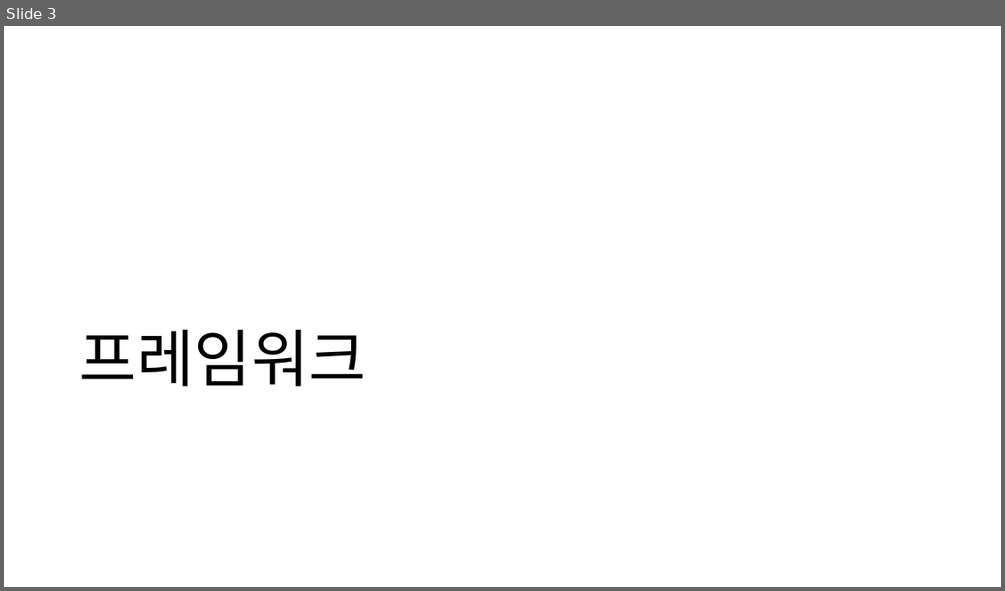
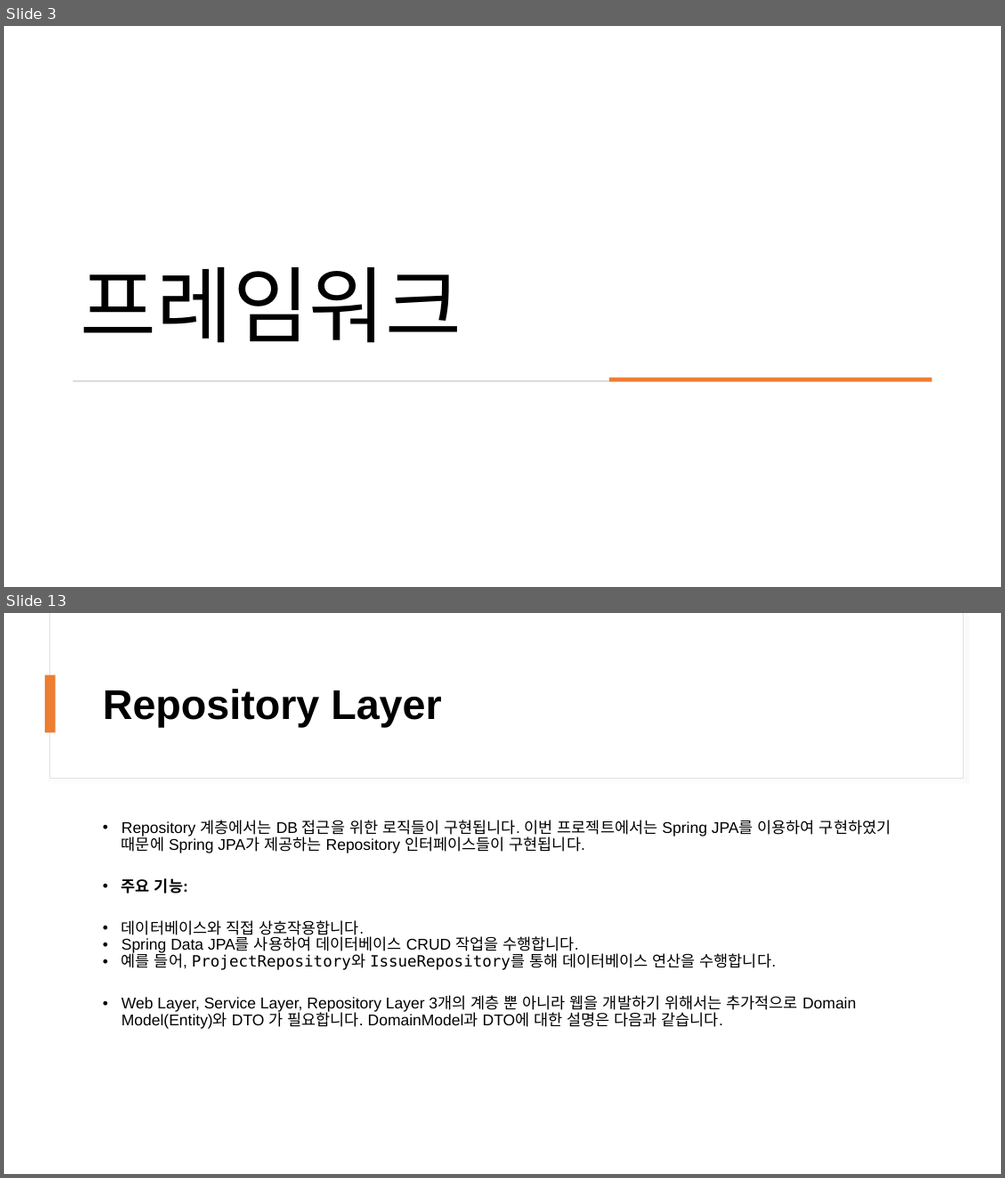
Before and after one commit to Son2kwon/SE_Project, a slide deck: Non-Coding-Region/SE_project 동영상 용 PPT.pptx. Shown one above the other, each under a label of ours: slide 3 before the commit, slides 3 and 13 after it; the slides between them are not shown. The pictures are 1005x591 and 1005x1178 pixels, drawn with LibreOffice and Linux fonts; fonts in the diff are those of the drawing. Boxes give left, top, right and bottom in pixels: in the first picture for what was removed or moved away, otherwise in the second. Text is boxed around its words. In the diff, an @@ line names an element or a change of style, - is before the commit and + after.

```diff
--- a/Non-Coding-Region/SE_project 동영상 용 PPT.pptx
+++ b/Non-Coding-Region/SE_project 동영상 용 PPT.pptx
@@ slide 13 added at (4,613,1001,1174), background #FFFFFF @@
@@ rectangle added at (49,613,963,779), fill #FFFFFF, outline #E1E1E1 0.75 pt @@
@@ rectangle added at (50,613,963,778), fill #FFFFFF @@
@@ rectangle added at (45,675,56,732), fill #ED7D31 @@
@@ title added at (103,689,441,727), 40 pt, text #000000, bold @@
+Repository Layer
@@ text added at (121,819,890,1029), 15 pt, text #000000 @@
+• Repository 계층에서는 DB 접근을 위한 로직들이 구현됩니다. 이번 프로젝트에서는 Spring JPA를 이용하여 구현하였기 때문에 Spring JPA가 제공하는 Repository 인터페이스들이 구현됩니다.
+• 주요 기능:
+• 데이터베이스와 직접 상호작용합니다.
+• Spring Data JPA를 사용하여 데이터베이스 CRUD 작업을 수행합니다.
+• 예를 들어, ProjectRepository와 IssueRepository를 통해 데이터베이스 연산을 수행합니다.
+• Web Layer, Service Layer, Repository Layer 3개의 계층 뿐 아니라 웹을 개발하기 위해서는 추가적으로 Domain Model(Entity)와 DTO 가 필요합니다. DomainModel과 DTO에 대한 설명은 다음과 같습니다.
@@ slide 3 changed as well @@
@@ title "프레임워크": place and size @@
-title "프레임워크" at (80,329,366,386)
+title "프레임워크" at (80,266,461,343)
@@ title "프레임워크" at (80,266,461,343): size 60 to 80 pt @@
@@ rectangle added at (73,380,932,382), fill #D5D5D5 @@
@@ rectangle added at (609,378,932,382), fill #ED7D31 @@
```
Also in this commit, not shown: 3 other slides changed, 24 other slides added, 1 slide removed.
